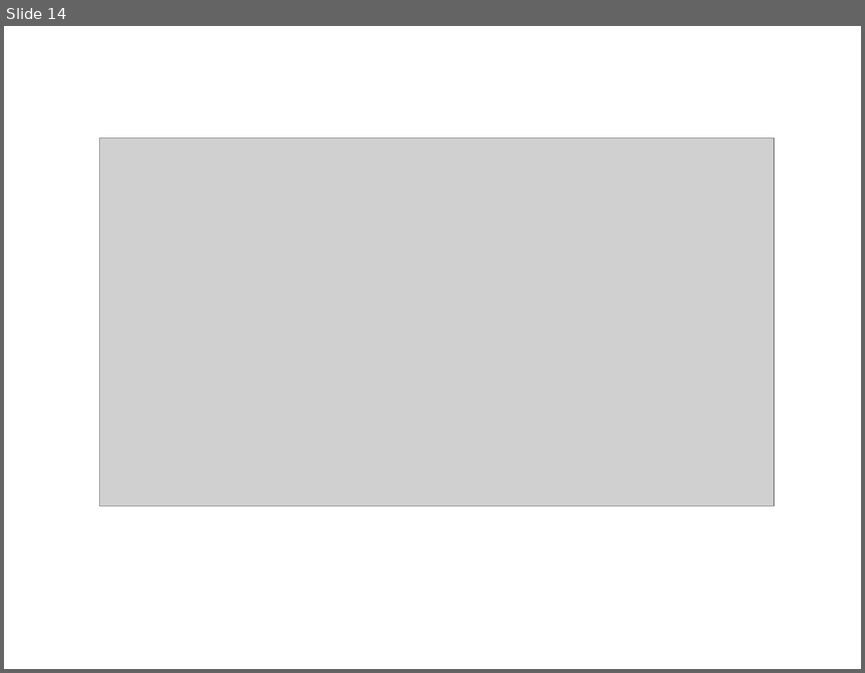
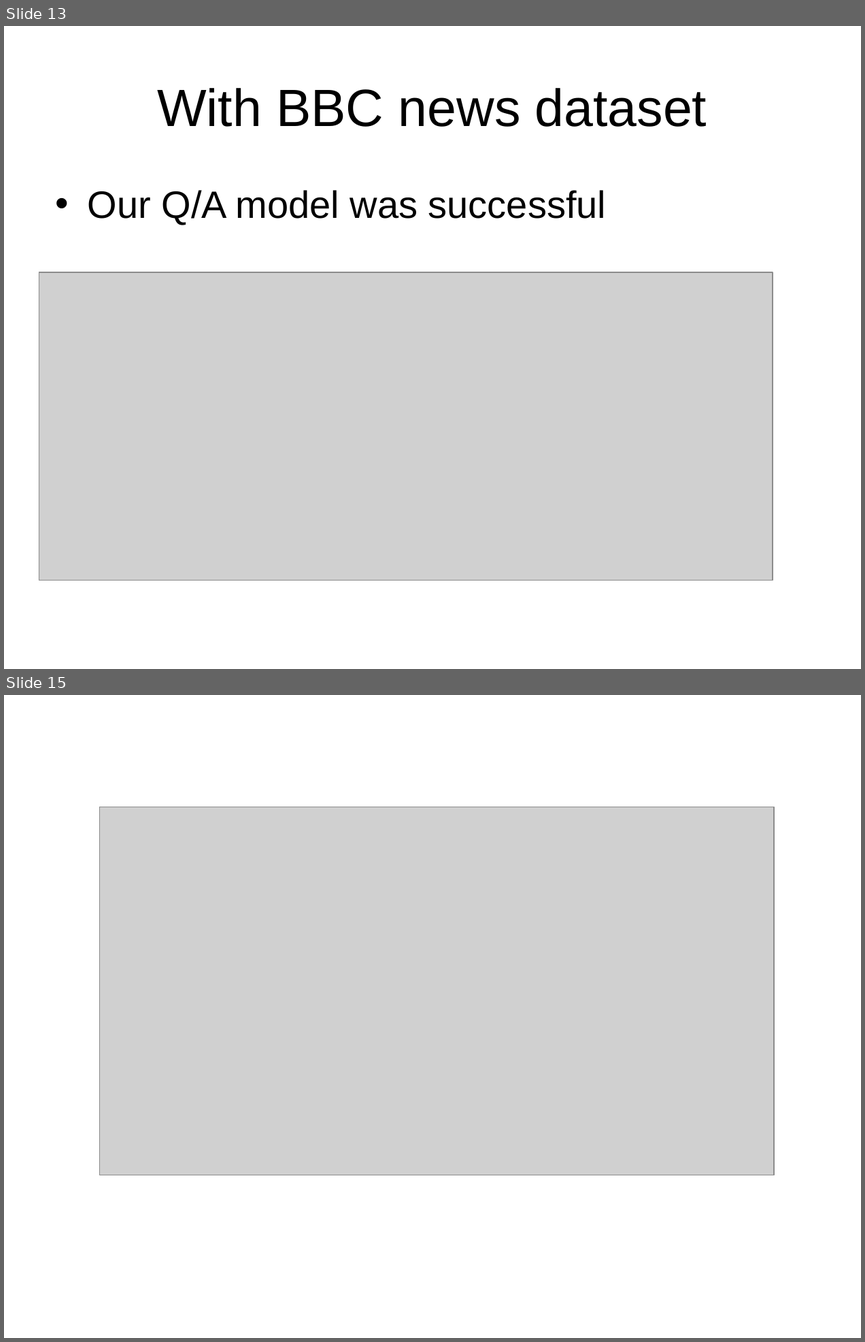
Before and after one commit to rashmitripathi/CS5560RashmiLab_knowledge_discovery_mgmt, a slide deck: KDM Project/documentation/KDM Presentation.pptx. Shown one above the other, each under a label of ours: slide 14 before the commit, slides 13 and 15 after it; the slides between them are not shown. The pictures are 865x673 and 865x1342 pixels, drawn with LibreOffice and Linux fonts; fonts in the diff are those of the drawing; grey boxes stand for pictures; background and template pictures are left out. Boxes give left, top, right and bottom in pixels: in the first picture for what was removed or moved away, otherwise in the second. Text is boxed around its words. In the diff, an @@ line names an element or a change of style, - is before the commit and + after.

```diff
--- a/KDM Project/documentation/KDM Presentation.pptx
+++ b/KDM Project/documentation/KDM Presentation.pptx
@@ slide 13 added at (4,26,861,669), background picture (left out) @@
@@ title added at (157,88,706,127), 44 pt, text #000000 @@
+With BBC news dataset
@@ text added at (88,190,606,225), 32 pt, text #000000 @@
+• Our Q/A model was successful
@@ picture added at (39,272,772,580) @@
@@ what was slide 14 is now slide 15 @@
```
Also in this commit, not shown: 5 slides changed.
